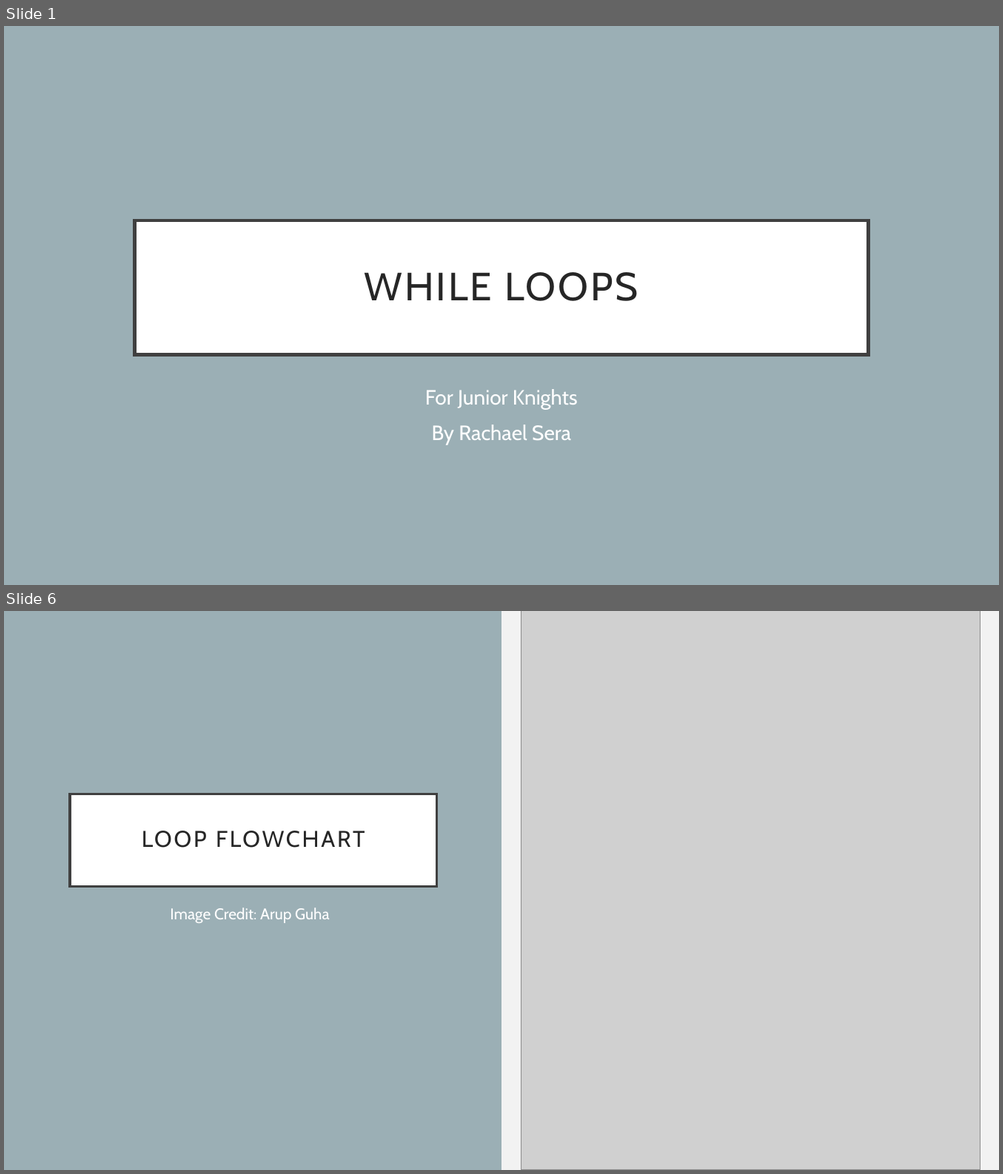
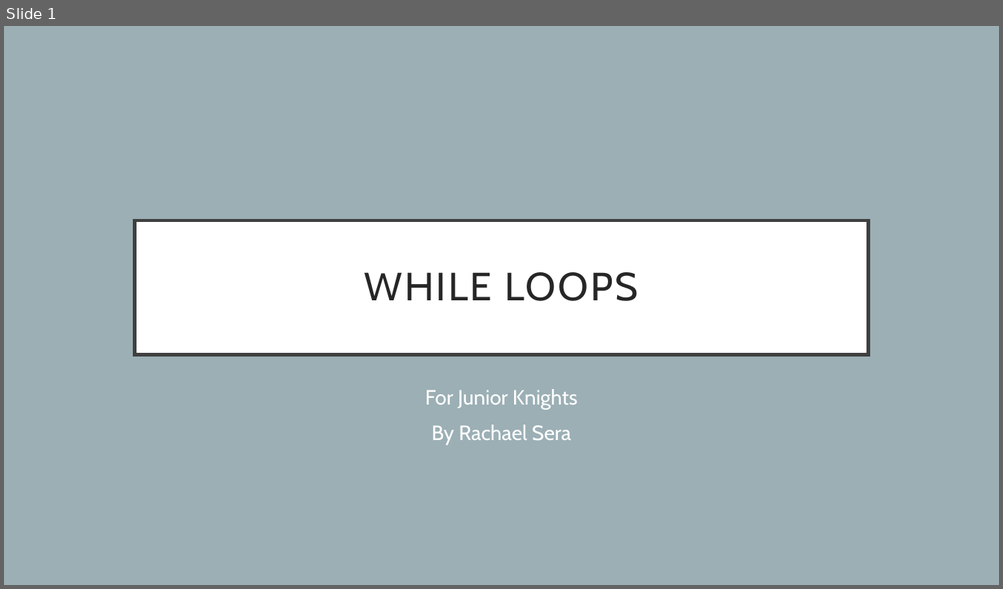
Before and after one commit to rsera/Junior-Knights, a slide deck: Python Day 4 While Loops.pptx. Shown one above the other, each under a label of ours: slides 1 and 6 before the commit, slide 1 after it; the slides between them are not shown. The pictures are 1003x1174 and 1003x589 pixels, drawn with LibreOffice and Linux fonts; fonts in the diff are those of the drawing; grey boxes stand for pictures. Boxes give left, top, right and bottom in pixels: in the first picture for what was removed or moved away, otherwise in the second. Text is boxed around its words. In the diff, an @@ line names an element or a change of style, - is before the commit and + after.

```diff
--- a/Python Day 4 While Loops.pptx
+++ b/Python Day 4 While Loops.pptx
@@ slide 6 removed at [4,611,999,1170], background #F2F2F2 @@
@@ rectangle removed at [4,611,502,1170] @@
@@ picture removed at [521,611,980,1170] @@
@@ title removed at [70,794,437,886] @@
-LOOP FLOWCHART
@@ text removed at [170,908,329,923] @@
-Image Credit: Arup Guha
```
Also in this commit, not shown: 7 slides changed, 4 slides added, 1 other file.
